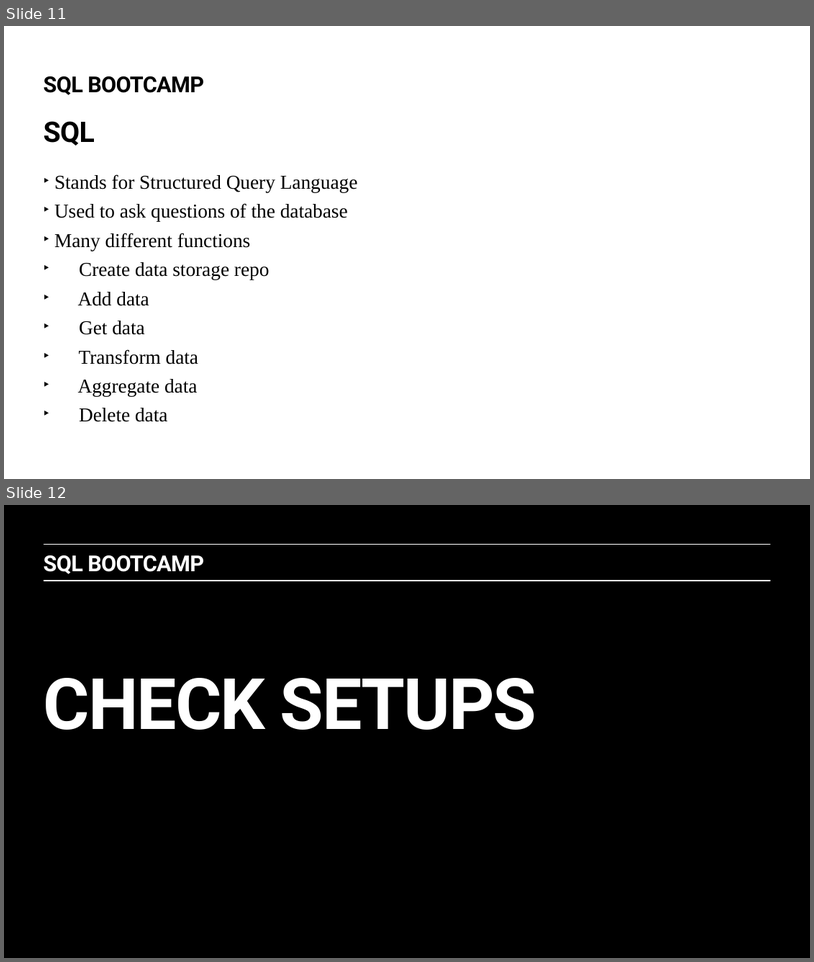
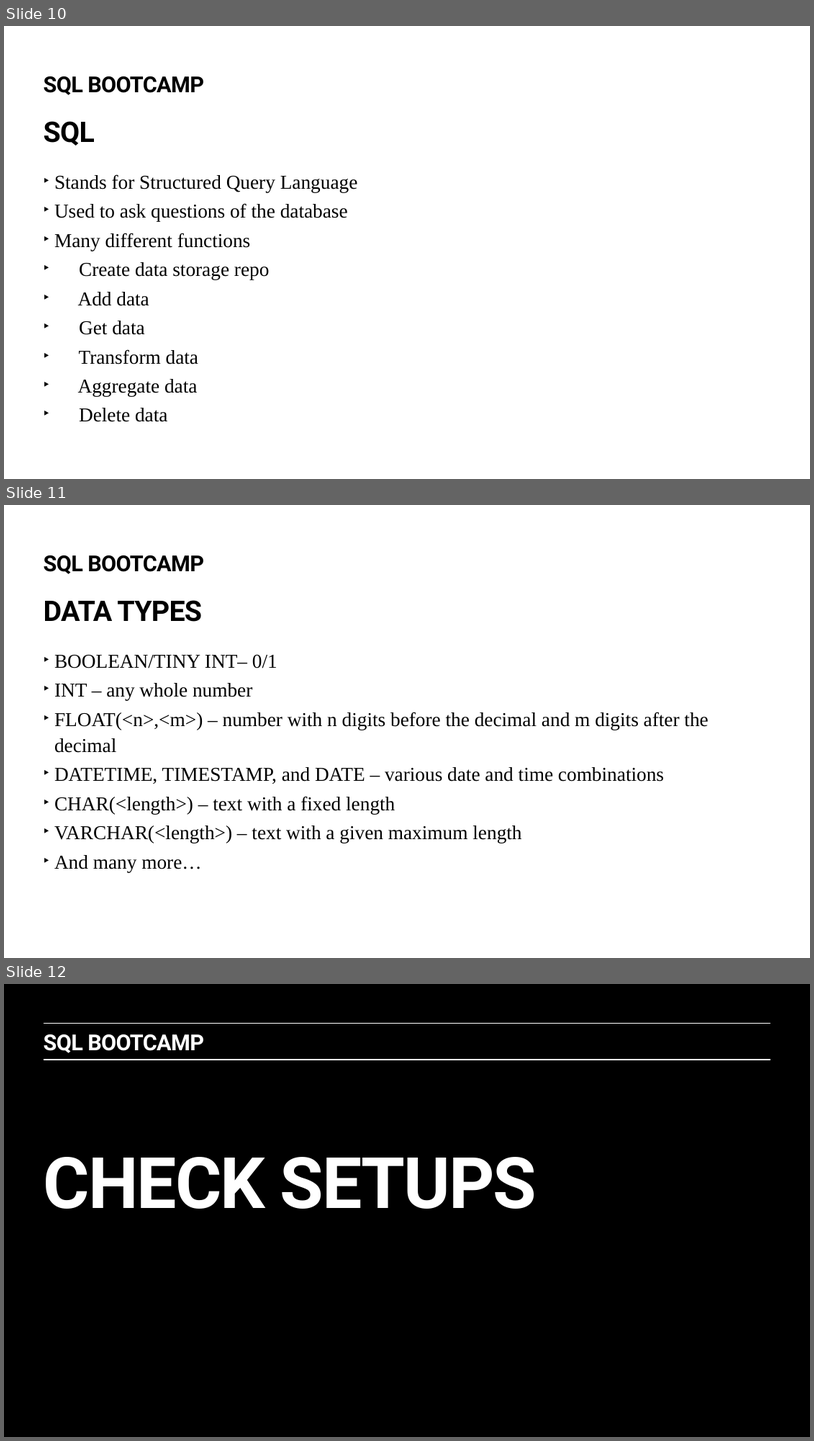
Before and after one commit to brandonmburroughs/sql_bootcamp, a slide deck: Slides/SQL Bootcamp.pptx. Shown one above the other, each under a label of ours: slides 11 and 12 before the commit, slides 10, 11 and 12 after it. The pictures are 814x962 and 814x1441 pixels, drawn with LibreOffice and Linux fonts; fonts in the diff are those of the drawing. Boxes give left, top, right and bottom in pixels: in the first picture for what was removed or moved away, otherwise in the second. Text is boxed around its words. In the diff, an @@ line names an element or a change of style, - is before the commit and + after.

```diff
--- a/Slides/SQL Bootcamp.pptx
+++ b/Slides/SQL Bootcamp.pptx
@@ slide 11 added at box(4, 505, 810, 958), background #FFFFFF @@
@@ text added at box(44, 555, 204, 574), 28 pt, text #000000, bold @@
+SQL BOOTCAMP
@@ text added at box(44, 600, 202, 622), 36 pt, text #000000, bold @@
+DATA TYPES
@@ text added at box(54, 655, 708, 872), 25 pt, text #000000 @@
+  ‣ BOOLEAN/TINY INT– 0/1
+  ‣ INT – any whole number
+  ‣ FLOAT(<n>,<m>) – number with n digits before the decimal and m digits after the decimal
+  ‣ DATETIME, TIMESTAMP, and DATE – various date and time combinations
+  ‣ CHAR(<length>) – text with a fixed length
+  ‣ VARCHAR(<length>) – text with a given maximum length
+  ‣ And many more…
@@ what was slide 11 is now slide 10 @@
```
Also in this commit, not shown: 1 slide changed, 12 slides removed.
